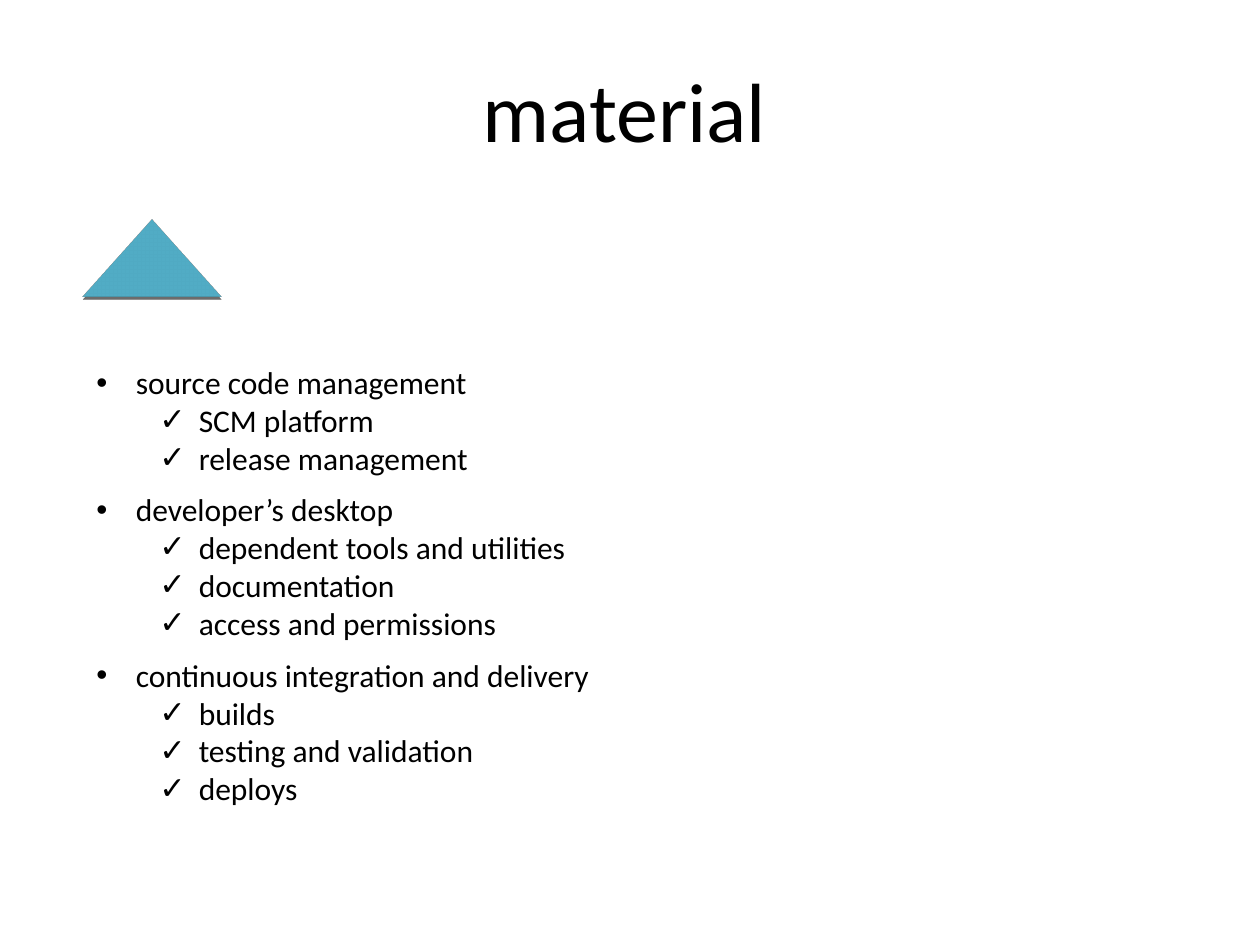
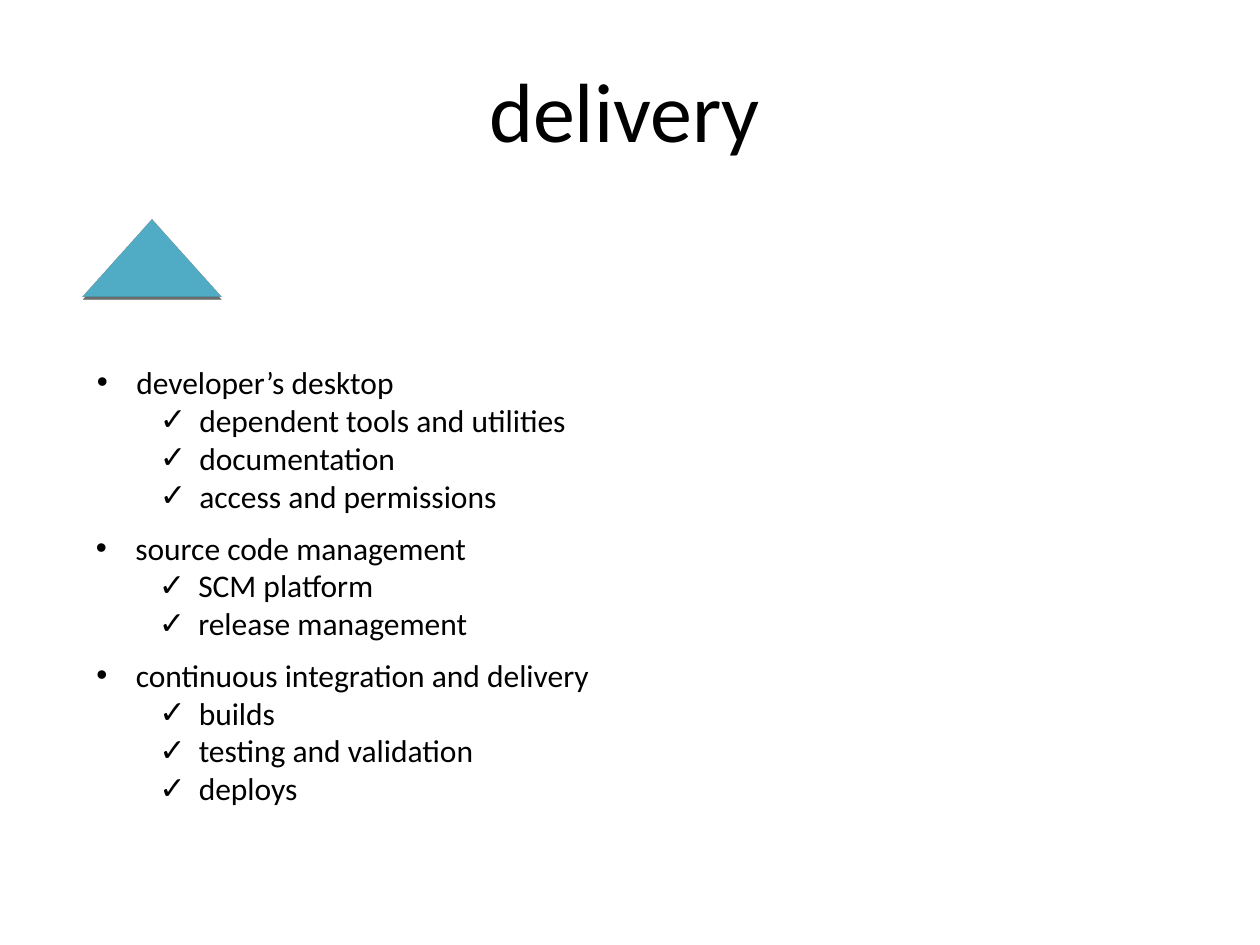
Before and after one commit to dsietz/open-source-model, a slide deck: slide 42 of Adopting the Open Source Model.pptx (slide 37 before the commit). Drawn at 1260x945 pixels with LibreOffice and Linux fonts; fonts in the diff are those of the drawing. Boxes give left, top, right and bottom in pixels: in the first picture for what was removed or moved away, otherwise in the second. Text is boxed around its words. In the diff, an @@ line names an element or a change of style, - is before the commit and + after.

```diff
--- a/Adopting the Open Source Model.pptx
+++ b/Adopting the Open Source Model.pptx
@@ text at bbox=[489, 83, 760, 156]: text changed @@
-material
+delivery
@@ text "developer’s desktop": place and size @@
-text "developer’s desktop" at bbox=[136, 499, 565, 640]
+text "developer’s desktop" at bbox=[136, 372, 566, 513]
@@ text "source code management": place and size @@
-text "source code management" at bbox=[136, 372, 468, 476]
+text "source code management" at bbox=[135, 538, 467, 641]
```
Also in this commit, not shown: 4 other slides changed, 10 slides added.
